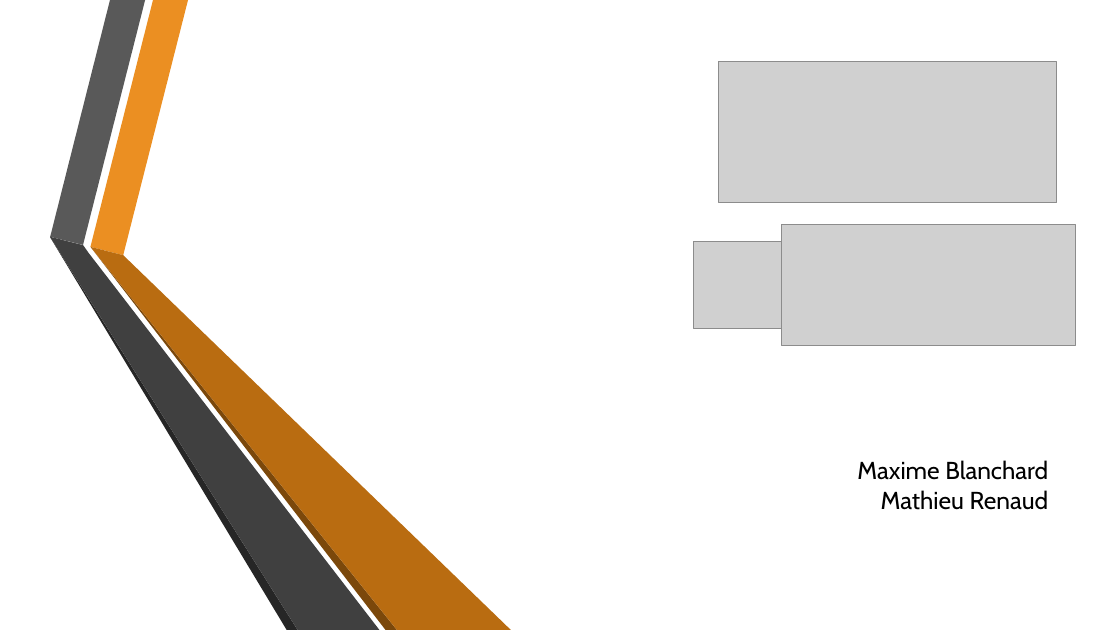
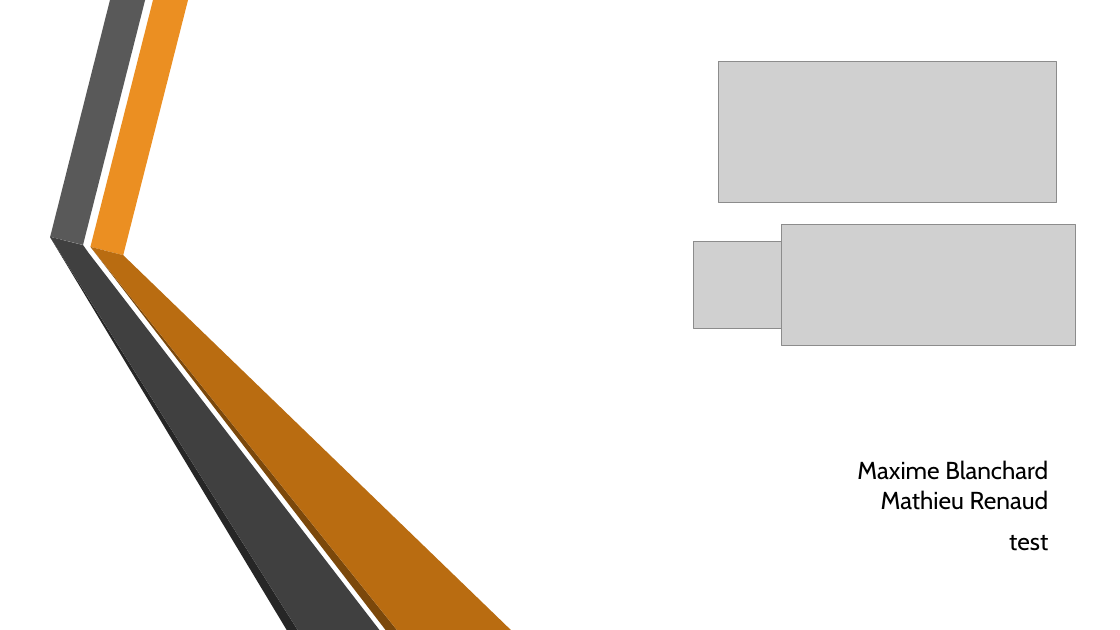
Before and after one commit to MatRenaud/Tptravailinfo, a slide deck: slide 1 of GitPresentation.pptx. Drawn at 1120x630 pixels with LibreOffice and Linux fonts; fonts in the diff are those of the drawing; grey boxes stand for pictures; background and template pictures are left out. Boxes give left, top, right and bottom in pixels: in the first picture for what was removed or moved away, otherwise in the second. Text is boxed around its words. In the diff, an @@ line names an element or a change of style, - is before the commit and + after.

Commit message:
ajout test

```diff
--- a/GitPresentation.pptx
+++ b/GitPresentation.pptx
@@ subtitle at box(1009, 535, 1048, 551): paragraph added @@
+test
```
